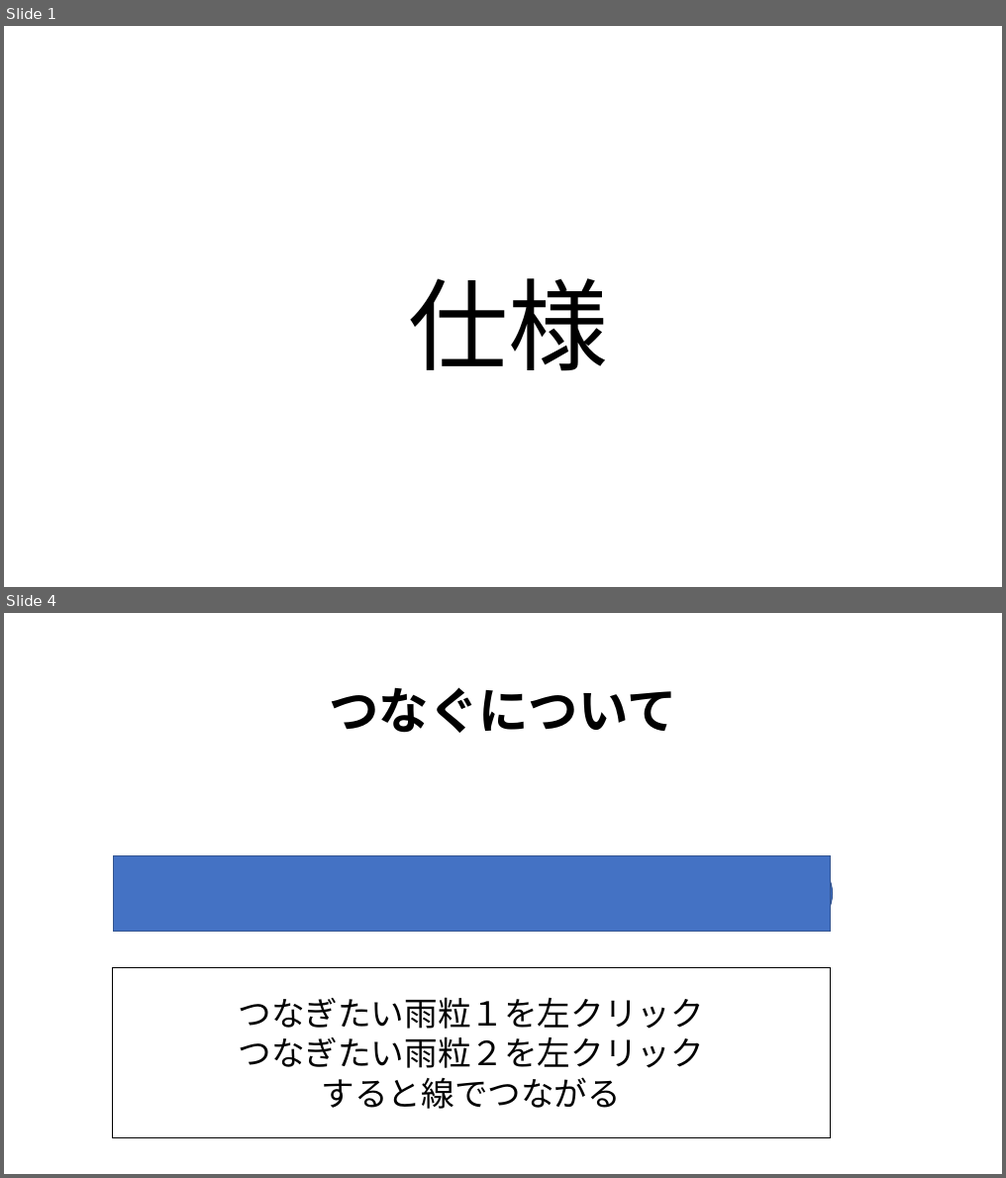
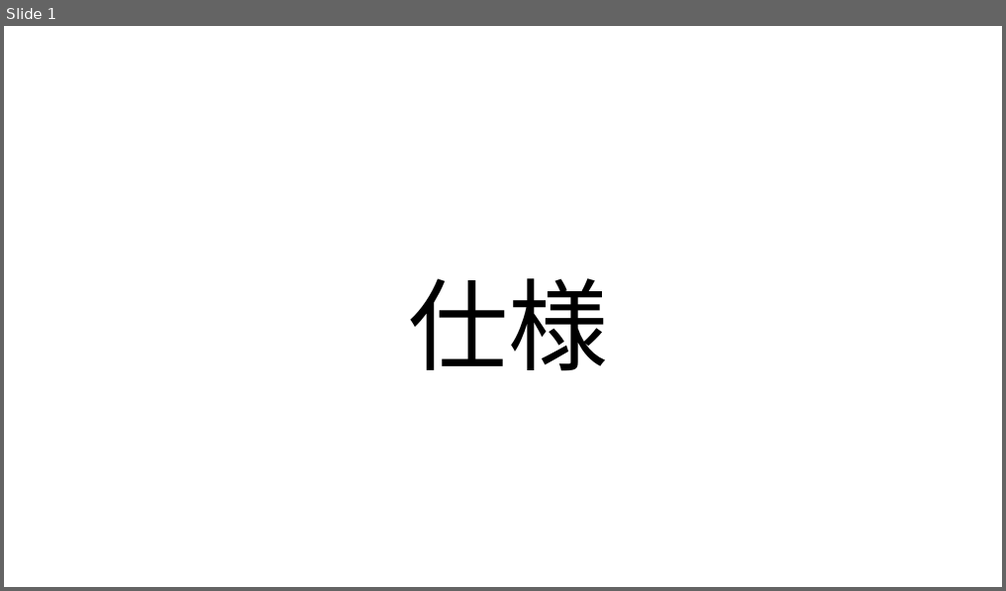
Before and after one commit to 2025Game/12Yamamoto, a slide deck: 3DLV3/Plam/仕様書.pptx. Shown one above the other, each under a label of ours: slides 1 and 4 before the commit, slide 1 after it; the slides between them are not shown. The pictures are 1006x1178 and 1006x591 pixels, drawn with LibreOffice and Linux fonts; fonts in the diff are those of the drawing. Boxes give left, top, right and bottom in pixels: in the first picture for what was removed or moved away, otherwise in the second. Text is boxed around its words. In the diff, an @@ line names an element or a change of style, - is before the commit and + after.

```diff
--- a/3DLV3/Plam/仕様書.pptx
+++ b/3DLV3/Plam/仕様書.pptx
@@ slide 4 removed at (x1=4, y1=613, x2=1002, y2=1174), background #FFFFFF @@
@@ text removed at (x1=329, y1=687, x2=676, y2=733) @@
-つなぐについて
@@ rectangle removed at (x1=114, y1=857, x2=832, y2=931) @@
@@ ellipse removed at (x1=126, y1=857, x2=200, y2=931) @@
@@ ellipse removed at (x1=757, y1=857, x2=833, y2=931) @@
@@ rectangle removed at (x1=112, y1=967, x2=831, y2=1139) @@
-つなぎたい雨粒１を左クリック
-つなぎたい雨粒２を左クリック
-すると線でつながる
```
Also in this commit, not shown: 1 slide added, 6 other slides removed, 3 other files.
